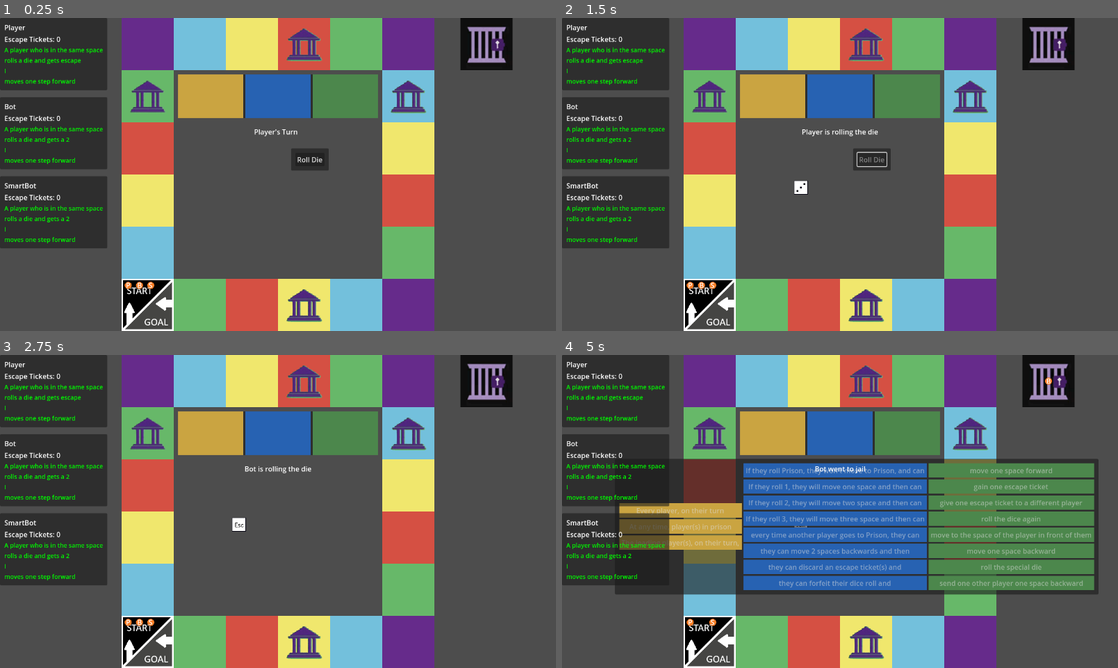
Above: before the commit, frames 1-4 (two rows, left to right).
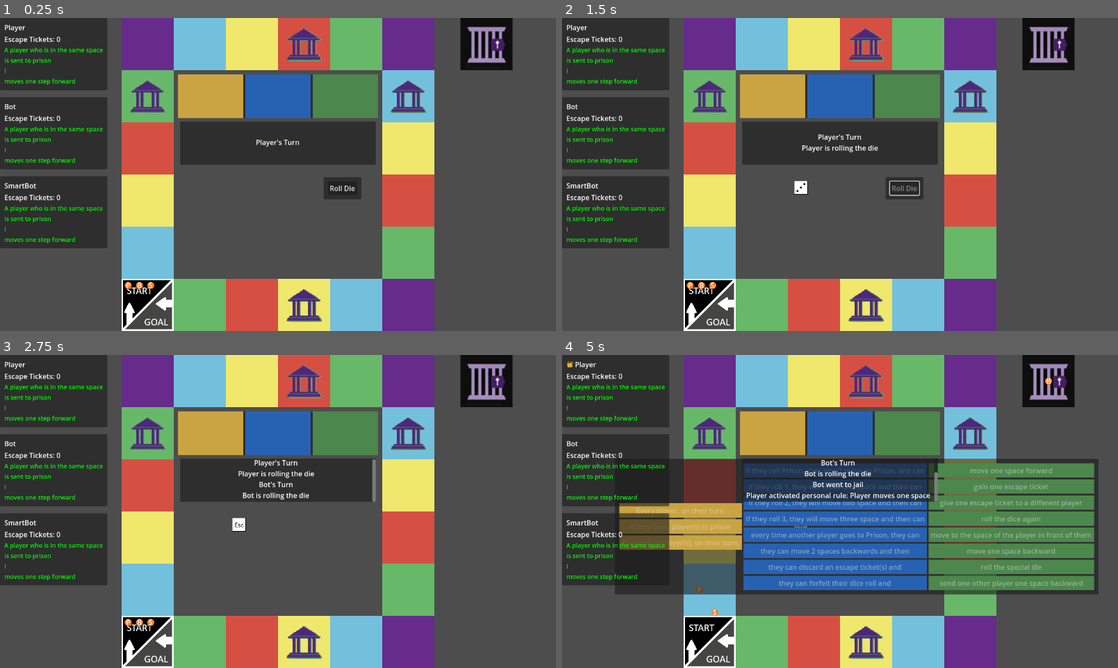
Above: after the commit, the same moments.

Repository: tjfeldman/RulesRace
Game: Godot game, scene res://rules_race_board.tscn
The game is run twice, just before and just after one commit, with the same random seed, the same clock (stepped at 60 frames per second) and the same inputs.
Inputs (mouse positions are in pixels of both pictures, inside the frame that each line leads up to):
- Up to frame 1 (0.25 s): no input
- Up to frame 2 (1.5 s): click "Roll Die" at 0.5 s; tap Enter at 1.25 s; move the mouse to (962, 158) at 1.27 s; click (962, 158) at 1.42 s
- Up to frame 3 (2.75 s): click "End Turn" at 2 s
- Up to frame 4 (5 s): move the mouse to (728, 527) at 2.77 s; click (728, 527) at 2.92 s; tap Space at 3.5 s; move the mouse to (895, 442) at 3.52 s; click (895, 442) at 3.67 s; tap Enter at 4.25 s; move the mouse to (812, 574) at 4.27 s; click (812, 574) at 4.42 s

The runs differ from the first frame. In frame 1, 5.4% of the frame differs, in the area x 0-68%, y 12-66%; in frame 2, 5.3%; in frame 3, 5.0%; in frame 4, 4.6%.

Commit message:
Changed Status Label to a RichTextLabel. It is controled by a class that adds game status info to the textfield when the event is triggered. Add new PersonalRule condition for when a player is sent to jail.
Signed-off-by: Tyler Feldman <tyler.feldman148@gmail.com>

Diff:
--- a/rules_race_board.tscn
+++ b/rules_race_board.tscn
@@ -11,6 +11,7 @@
 [ext_resource type="PackedScene" uid="uid://cpjihb12mmhvt" path="res://scenes/groupRuleDisplay.tscn" id="8_rv52q"]
 [ext_resource type="PackedScene" uid="uid://domcs12gwth4y" path="res://scenes/dice.tscn" id="10_8aqfc"]
 [ext_resource type="Script" uid="uid://cml2xwgfpweuc" path="res://scripts/Player/SmartBotPlayer.gd" id="11_8aqfc"]
+[ext_resource type="PackedScene" uid="uid://bxwcdvgifebfh" path="res://scenes/game_status_box.tscn" id="12_8aqfc"]
 
 [node name="Main" type="Node2D"]
 script = ExtResource("1_hc47j")
@@ -25,13 +26,6 @@
 
 [node name="Board" parent="." instance=ExtResource("2_oi1hd")]
 position = Vector2(640, 360)
-
-[node name="ActionUI" parent="." instance=ExtResource("7_1i1ln")]
-visible = false
-offset_left = 670.0
-offset_top = 300.0
-offset_right = 670.0
-offset_bottom = 300.0
 
 [node name="PlayerManager" type="Node2D" parent="." node_paths=PackedStringArray("board")]
 script = ExtResource("3_k5sdh")
@@ -87,18 +81,33 @@
 offset_right = 410.0
 offset_bottom = 130.0
 
-[node name="TurnStatus" type="Label" parent="."]
+[node name="TurnStatus" type="RichTextLabel" parent="."]
+visible = false
 anchors_preset = -1
 anchor_left = 0.5
 anchor_top = 0.3
 anchor_right = 0.5
 anchor_bottom = 0.5
-offset_left = 585.0
-offset_top = 250.0
-offset_right = 695.0
-offset_bottom = 273.0
+offset_left = 411.0
+offset_top = 247.0
+offset_right = 861.0
+offset_bottom = 347.0
 grow_horizontal = 2
 grow_vertical = 2
 text = "STATUS LABEL"
+scroll_following = true
+
+[node name="GameStatus" parent="." instance=ExtResource("12_8aqfc")]
+offset_left = 415.0
+offset_top = 238.0
+offset_right = 415.0
+offset_bottom = 238.0
+
+[node name="ActionUI" parent="." instance=ExtResource("7_1i1ln")]
+visible = false
+offset_left = 745.0
+offset_top = 366.0
+offset_right = 745.0
+offset_bottom = 366.0
 
 [node name="HUD" type="CanvasLayer" parent="."]
--- /dev/null
+++ b/scenes/game_status_box.tscn
@@ -0,0 +1,24 @@
+[gd_scene load_steps=2 format=3 uid="uid://bxwcdvgifebfh"]
+
+[ext_resource type="Script" uid="uid://dgkajfer5o3fy" path="res://scripts/GameStatus.gd" id="1_uimnc"]
+
+[node name="GameStatus" type="Control"]
+layout_mode = 3
+anchors_preset = 15
+anchor_right = 1.0
+anchor_bottom = 1.0
+grow_horizontal = 2
+grow_vertical = 2
+script = ExtResource("1_uimnc")
+
+[node name="PanelContainer" type="PanelContainer" parent="."]
+layout_mode = 0
+offset_right = 450.0
+offset_bottom = 100.0
+
+[node name="TextField" type="RichTextLabel" parent="PanelContainer"]
+layout_mode = 2
+theme_override_constants/line_separation = 2
+scroll_following = true
+horizontal_alignment = 1
+vertical_alignment = 1
--- a/scripts/Dice.gd
+++ b/scripts/Dice.gd
@@ -17,6 +17,7 @@
 	#Get random value from the metadata of SIDES
 	var rolledValue = get_meta("SIDES").pick_random();
 	animationPlayer.play(str(rolledValue));
+	#TODO: Create ENUM Value for Dice roll
 	emit_signal("dice_has_rolled", type, rolledValue);
 
 func _correct_die(special: bool):
--- a/scripts/EventPair.gd
+++ b/scripts/EventPair.gd
@@ -10,9 +10,12 @@
 	JAIL,
 }
 
-var player: Player;
-var action: ActionChecks;
+var _player: Player;
+var _action: ActionChecks;
 
 func _init(a: Player,b: ActionChecks):
-	player = a;
-	action = b;
+	_player = a;
+	_action = b;
+
+func get_player() -> Player: return _player;
+func get_action() -> ActionChecks: return _action;
--- a/scripts/Events.gd
+++ b/scripts/Events.gd
@@ -2,6 +2,9 @@
 
 #since this is an event bus class, the signals will never be used within the class itself
 @warning_ignore_start("unused_signal")
+
+#Main Events
+signal update_game_status(info: String);
 
 #Player Events
 signal updated_escape_tickets(player: Player);
--- /dev/null
+++ b/scripts/GameStatus.gd
@@ -0,0 +1,10 @@
+extends Node
+
+@onready var text_field: RichTextLabel = $PanelContainer/TextField
+
+func _ready() -> void:
+	Events.update_game_status.connect(_update_game_status);
+
+func _update_game_status(info: String):
+	text_field.append_text(info);
+	text_field.newline();
--- a/scripts/GroupRules/GroupRuleManager.gd
+++ b/scripts/GroupRules/GroupRuleManager.gd
@@ -130,11 +130,11 @@
 PUBLIC ACCESSIBLE FUNCTIONS
 """
 func trigger_event(pair: EventPair, _turnPlayer: Player):
-	match pair.action:
+	match pair.get_action():
 		EventPair.ActionChecks.JAIL:
 			#Prison action triggers on moving to Prison when it is a player in Prison
 			if _triggerRule == Trigger.MOVES_PRISON and _whenRule == When.PRISON:
-				await _prompt_all_prisoners(pair.player);
+				await _prompt_all_prisoners(pair.get_player());
 
 
 func prompt_group_rule_change_for_player(player: Player):
--- a/scripts/Main.gd
+++ b/scripts/Main.gd
@@ -3,7 +3,6 @@
 @onready var hud: CanvasLayer = $HUD
 @onready var dice: Sprite2D = $Dice
 @onready var special_dice: Sprite2D = $SpecialDice
-@onready var turn_status: Label = $TurnStatus
 @onready var group_rule_manager: GroupRules = $GroupRuleManager
 
 var _turn_manager: TurnManager;
@@ -12,9 +11,12 @@
 """
 public functions
 """
-func get_turn_player(): _turn_manager.get_turn_player();
-func spend_die(): _turn_manager.spend_die();
+func get_turn_player() -> Player: return _turn_manager.get_turn_player();
+func spend_die() -> void: _turn_manager.spend_die();
 
+"""
+Private Class
+"""
 func _ready() -> void:
 	#start game
 	Events.game_over.connect(_game_is_over);
@@ -37,7 +39,7 @@
 	self.add_child(_personal_rule_manager);
 
 	#create TurnManager
-	_turn_manager = TurnManager.new(turn_status, group_rule_manager, _personal_rule_manager);
+	_turn_manager = TurnManager.new(group_rule_manager, _personal_rule_manager);
 	_turn_manager.startRace();
 	self.add_child(_turn_manager);
 
--- a/scripts/PersonalRules/PersonalRule.gd
+++ b/scripts/PersonalRules/PersonalRule.gd
@@ -37,7 +37,8 @@
 #TESTING
 static func get_random_personal_rule():
 	var t = PersonalRules.Trigger.SAME_SPACE;
-	var c = PersonalRules.Condition.values().pick_random();
+	#var c = PersonalRules.Condition.values().pick_random();
+	var c = PersonalRules.Condition.SENT_JAIL;
 	var r = PersonalRules.Target.I;
 	var e = PersonalRules.Effect.MOVE_ONE;
 	return PersonalRule.new(t,c,r,e);
--- a/scripts/PersonalRules/PersonalRuleManager.gd
+++ b/scripts/PersonalRules/PersonalRuleManager.gd
@@ -5,15 +5,10 @@
 STATIC
 """
 #Register the Personal Rule condition with an Array of players
-#static var _registered_triggers: Dictionary[PersonalRules.Trigger, Array];
 static var _registered_conditions: Dictionary[PersonalRules.Condition, Array];
 
 static func register_personal_rule(player: Player):
 	var rule = player.getPersonalRule();
-
-	#register trigger to dictionary
-	#var trigger_arr = _registered_triggers.get_or_add(rule.get_trigger(), []);
-	#trigger_arr.append(player);
 
 	#register condition to dictionary
 	var condition_arr = _registered_conditions.get_or_add(rule.get_condition(), []);
@@ -24,48 +19,55 @@
 """
 #This function checks to see if any players' personal rule will trigger on a roll and returns an array of actions
 func check_roll_condition(roller: Player, roll: Variant) -> void:
-	var player_arr;
+	var condition = null;
 	match roll:
 		1:
-			player_arr = _registered_conditions.get(PersonalRules.Condition.ROLL_ONE);
+			condition = PersonalRules.Condition.ROLL_ONE;
 		2:
-			player_arr = _registered_conditions.get(PersonalRules.Condition.ROLL_TWO);
+			condition = PersonalRules.Condition.ROLL_TWO;
 		3:
-			player_arr = _registered_conditions.get(PersonalRules.Condition.ROLL_THREE);
+			condition = PersonalRules.Condition.ROLL_THREE;
 		"Jail":
-			player_arr = _registered_conditions.get(PersonalRules.Condition.ROLL_PRISON);
+			condition = PersonalRules.Condition.ROLL_PRISON;
 		"Escape":
-			player_arr = _registered_conditions.get(PersonalRules.Condition.ROLL_ESCAPE);
+			condition = PersonalRules.Condition.ROLL_ESCAPE;
 	#END MATCH
 
 	#If the player_arr exists, then for each player in the arr we should check their trigger
-	var actions: Array[PersonalRuleAction];
+	var player_arr = _registered_conditions.get(condition);
 	if player_arr:	for player in player_arr:
-		var action = await _check_personal_rule_trigger(player, roller)
-		if action: actions.append(action);
+		await _check_personal_rule_trigger(player, roller, condition)
 
-	#TODO: With multiple human players, this should ask all human players to acknowledge at same time then wait for all responses.
-	if !actions.is_empty():
-		for player in PlayerManager.getPlayers():
-			await player.acknowledgePersonalRule(actions);
+func check_event_condition(pair: EventPair) -> void:
+	var condition = null;
+	match pair.get_action():
+		EventPair.ActionChecks.JAIL:
+			condition = PersonalRules.Condition.SENT_JAIL;
 
-func _check_personal_rule_trigger(player: Player, causer: Player) -> PersonalRuleAction:
-	var trigger = player.getPersonalRule().get_trigger();
-	match trigger:
+	#END MATCH
+	#If the player_arr exists, then for each player in the arr we should check their trigger
+	var player_arr = _registered_conditions.get(condition);
+	if player_arr: for player in player_arr:
+		await _check_personal_rule_trigger(player, pair.get_player(), condition);
+
+func _check_personal_rule_trigger(player: Player, causer: Player, condition: PersonalRules.Condition) -> void:
+	var info = "";
+	match player.getPersonalRule().get_trigger():
 		PersonalRules.Trigger.SAME_SPACE:
 			#Check the rule is triggered by someone other than the causer and the causer and player are in the same space
-			if player != causer and player.is_sharing_space_with_player(causer):
-				return await _find_rule_target(player);
-	return null;
+			if player != causer and player.is_sharing_space_with_player(causer, condition):
+				info = await _find_rule_target(player);
+	#END MATCH
+	if !info.is_empty(): Events.update_game_status.emit("%s activated personal rule: %s"%[player.playerName, info]);
 
 #Locate the target of the personal rule
-func _find_rule_target(player: Player) -> PersonalRuleAction:
+func _find_rule_target(player: Player) -> String:
 	var rule = player.getPersonalRule()
 	match rule.get_target():
 		PersonalRules.Target.I:
-			var str = await _trigger_effect(rule.get_effect(), player);
-			if !str.is_empty(): return PersonalRuleAction.new(player, player, str);
-	return null;
+			var effect_str = await _trigger_effect(rule.get_effect(), player);
+			if !effect_str.is_empty(): return "%s %s"%[player.playerName, effect_str];
+	return "";
 
 func _trigger_effect(effect: PersonalRules.Effect, target: Player) -> String:
 	match effect:
--- a/scripts/PersonalRules/PersonalRules.gd
+++ b/scripts/PersonalRules/PersonalRules.gd
@@ -14,6 +14,7 @@
 	ROLL_THREE,
 	ROLL_PRISON,
 	ROLL_ESCAPE,
+	SENT_JAIL,
 }
 
 enum Target{
@@ -37,6 +38,7 @@
 	"rolls a die and gets a 3",
 	"rolls a die and gets jail",
 	"rolls a die and gets escape",
+	"is sent to prison"
 ]
 
 const TARGET_STR: Array[String] = [
--- a/scripts/Player/PlayerCharacter.gd
+++ b/scripts/Player/PlayerCharacter.gd
@@ -30,25 +30,25 @@
 var _personal_rule: PersonalRule = PersonalRule.get_random_personal_rule();
 
 #TODO: refactor name convention to follow snake_case
-func getBoardPosition():
+func getBoardPosition() -> int:
 	return _board_position;
 
-func hasEscapeTicket():
+func hasEscapeTicket() -> bool:
 	return _escape_tickets > 0;
 
-func getEscapeTicketCount():
+func getEscapeTicketCount() -> int:
 	return _escape_tickets;
 
-func addEscapeTicket():
+func addEscapeTicket() -> void:
 	_escape_tickets += 1;
 
-func removeEscapeTicket():
+func removeEscapeTicket() -> void:
 	_escape_tickets -= 1;
 
-func getPersonalRule():
+func getPersonalRule() -> PersonalRule:
 	return _personal_rule;
 
-func hasFinished():
+func hasFinished() -> bool:
 	return _finished;
 
 func _movePlayer(newPos: Vector2, moveSpeed = playerMoveSpeed):
@@ -119,11 +119,13 @@
 func on_office_space():
 	return !_in_jail and board.isOfficeSpace(_board_position);
 
-func is_sharing_space_with_player(player: Player):
-	if !_in_jail:
+func is_sharing_space_with_player(player: Player, condition: PersonalRules.Condition):
+	#if the condition is sent to jail or player is not in jail, then we just to compare board position
+	if condition == PersonalRules.Condition.SENT_JAIL || !_in_jail:
 		return _board_position == player.getBoardPosition();
+	#otherwise then we just need to check if both players are in jail
 	else:
-		return player.isInJail();
+		return _in_jail and player.isInJail();
 
 func isBot():
 	return self is BotPlayer;
--- a/scripts/TurnManager.gd
+++ b/scripts/TurnManager.gd
@@ -1,12 +1,11 @@
 extends Node
 class_name TurnManager
 
-var _turn_status: Label;
 var _group_rule_manager: Control;
 var _personal_rule_manager: PersonalRuleManager;
 
 var _turn_player: Player;
-func get_turn_player(): return _turn_player;
+func get_turn_player() -> Player: return _turn_player;
 var _round_order: Array[Player];
 
 #TODO: Maybe player should hold their die
@@ -17,13 +16,12 @@
 
 var _queue: Array[EventPair];
 
-func _init(turn_status: Label, group_rule_manager: Control, personal_rule_manager: PersonalRuleManager) -> void:
+func _init(group_rule_manager: Control, personal_rule_manager: PersonalRuleManager) -> void:
 	#Register Event Listeners
 	Events.gain_die_roll.connect(_gain_die);
 	Events.action_trigger.connect(_add_to_queue);
 
 	#set variables
-	_turn_status = turn_status;
 	_group_rule_manager = group_rule_manager;
 	_personal_rule_manager = personal_rule_manager;
 
@@ -48,7 +46,7 @@
 	_hasSpecialDie = false;
 
 	#update turn status
-	_turn_status.text = "%s's Turn" % _turn_player.playerName;
+	Events.update_game_status.emit("%s's Turn" % _turn_player.playerName);
 	_calculate_actions();
 
 func _calculate_actions():
@@ -102,24 +100,24 @@
 Callable Functions for Actions
 """
 func _roll_die():
-	_turn_status.text = "%s is rolling the die" %_turn_player.playerName;
+	Events.update_game_status.emit("%s is rolling the die" %_turn_player.playerName);
 	_hasRoll = false;
 	_hasReroll = false;
 	Events.roll_die.emit(false);
 
 func _roll_special_die():
-	_turn_status.text = "%s is rolling the special die" %_turn_player.playerName;
+	Events.update_game_status.emit("%s is rolling the special die" %_turn_player.playerName);
 	_hasSpecialDie= false;
 	Events.roll_die.emit(true);
 
 func _use_escape_ticket():
-	_turn_status.text = "%s used an escape ticket to leave jail" % _turn_player.playerName;
+	Events.update_game_status.emit("%s used an escape ticket to leave jail" % _turn_player.playerName);
 	_turn_player.removeEscapeTicket();
 	await _turn_player.escapeFromJail();
 	_calculate_actions();
 
 func _use_group_rule():
-	_turn_status.text = "%s used the group rule" % _turn_player.playerName;
+	Events.update_game_status.emit("%s used the group rule" % _turn_player.playerName);
 	#first we pay the cost
 	await _group_rule_manager.pay_cost_for_player(_turn_player);
 	#slight delay
@@ -132,25 +130,27 @@
 Handle Turn Actions
 """
 func _on_dice_has_rolled(_type: Dice.Type, roll: Variant) -> void:
+	#if _turn_player.isInJail(): roll="Escape";
+	#else: roll="Jail";
 	await _personal_rule_manager.check_roll_condition(_turn_player, roll);
 	if await _group_rule_manager.check_roll_trigger(_turn_player, roll):
-		_turn_status.text = "%s triggered the group rule" %_turn_player.playerName;
+		Events.update_game_status.emit("%s triggered the group rule" %_turn_player.playerName);
 		_calculate_actions();
 		return;#break out of function
 	match roll:
 		"Jail":
 			var sentToJail = await _turn_player.sendToJail();
 			if sentToJail:
-				_turn_status.text = "%s went to jail" %_turn_player.playerName;
+				Events.update_game_status.emit("%s went to jail" %_turn_player.playerName);
 			_calculate_actions();
 		"Escape":
 			var escapeFromJail = await _turn_player.escapeFromJail();
 			if escapeFromJail:
-				_turn_status.text = "%s escaped jail" %_turn_player.playerName;
+				Events.update_game_status.emit("%s escaped jail" %_turn_player.playerName);
 			_calculate_actions();
 		_:
 			if !_turn_player.isInJail():
-				_turn_status.text = "%s is moving %s spaces" %[_turn_player.playerName, roll];
+				Events.update_game_status.emit("%s is moving %s spaces" %[_turn_player.playerName, roll]);
 				await _turn_player.movePlayerXSpaces(roll);
 				#if player moves onto office space via roll, then they can pick an office space reward
 				if _turn_player.on_office_space():
@@ -159,17 +159,17 @@
 
 
 func _handle_office_space():
-	_turn_status.text = "%s landed on office" %_turn_player.playerName;
+	Events.update_game_status.emit("%s landed on office" %_turn_player.playerName);
 	var picked = await _turn_player.selectOfficeReward();
 	match picked:
 		OfficeChoice.Option.TICKET:
-			_turn_status.text = "%s recieved an escape ticket" % _turn_player.playerName;
+			Events.update_game_status.emit("%s recieved an escape ticket" % _turn_player.playerName);
 			_turn_player.addEscapeTicket();
 		OfficeChoice.Option.DIE:
-			_turn_status.text = "%s can roll the special die" % _turn_player.playerName;
+			Events.update_game_status.emit("%s can roll the special die" % _turn_player.playerName);
 			_gain_die(true);
 		OfficeChoice.Option.RULE:
-			_turn_status.text = "%s is changing the group rule" % _turn_player.playerName;
+			Events.update_game_status.emit("%s is changing the group rule" % _turn_player.playerName);
 			_group_rule_manager.prompt_group_rule_change_for_player(_turn_player);
 
 """
@@ -178,6 +178,7 @@
 func _verify_all_players_ready():
 	while !_queue.is_empty():
 		var pair: EventPair = _queue.pop_front();
+		await _personal_rule_manager.check_event_condition(pair);
 		await _group_rule_manager.trigger_event(pair, _turn_player);
 
 func _add_to_queue(pair: EventPair):
Not shown: 1 places in rules_race_board.tscn that only renumber resources
Not shown, added: scripts/GameStatus.gd.uid
